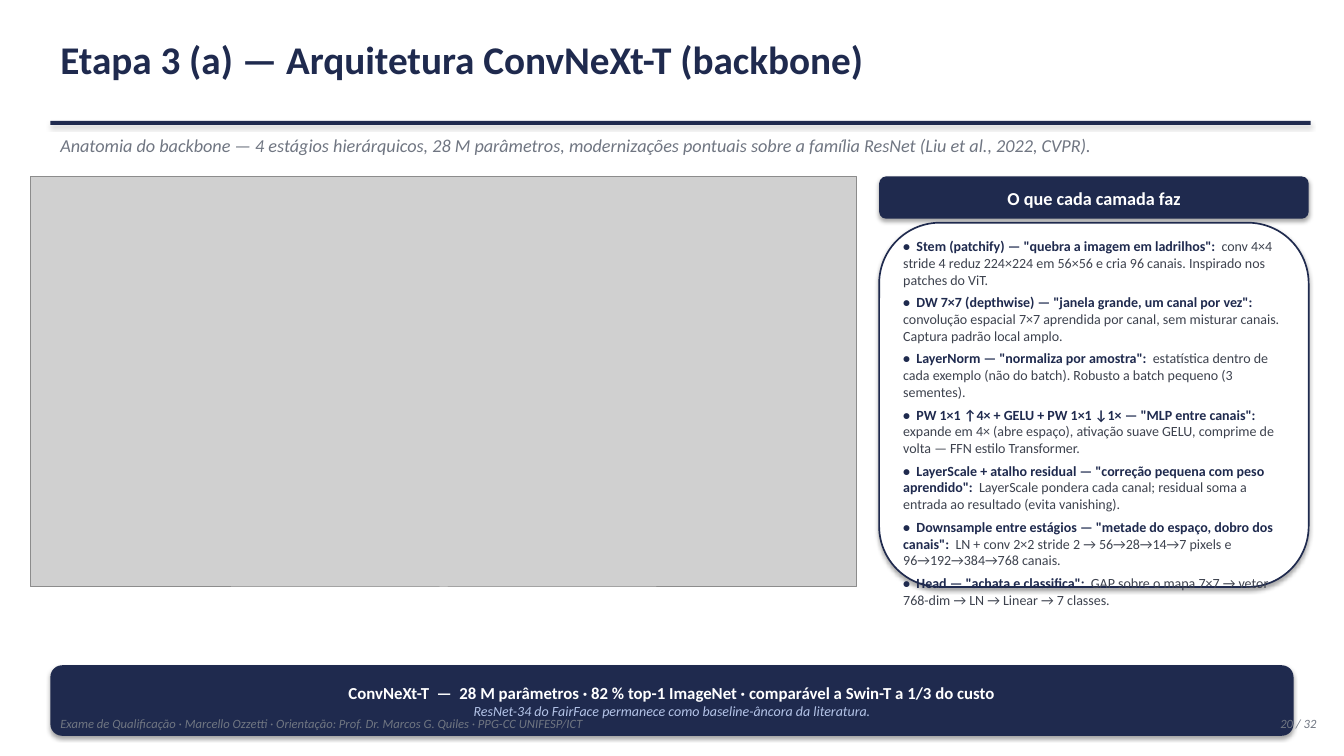
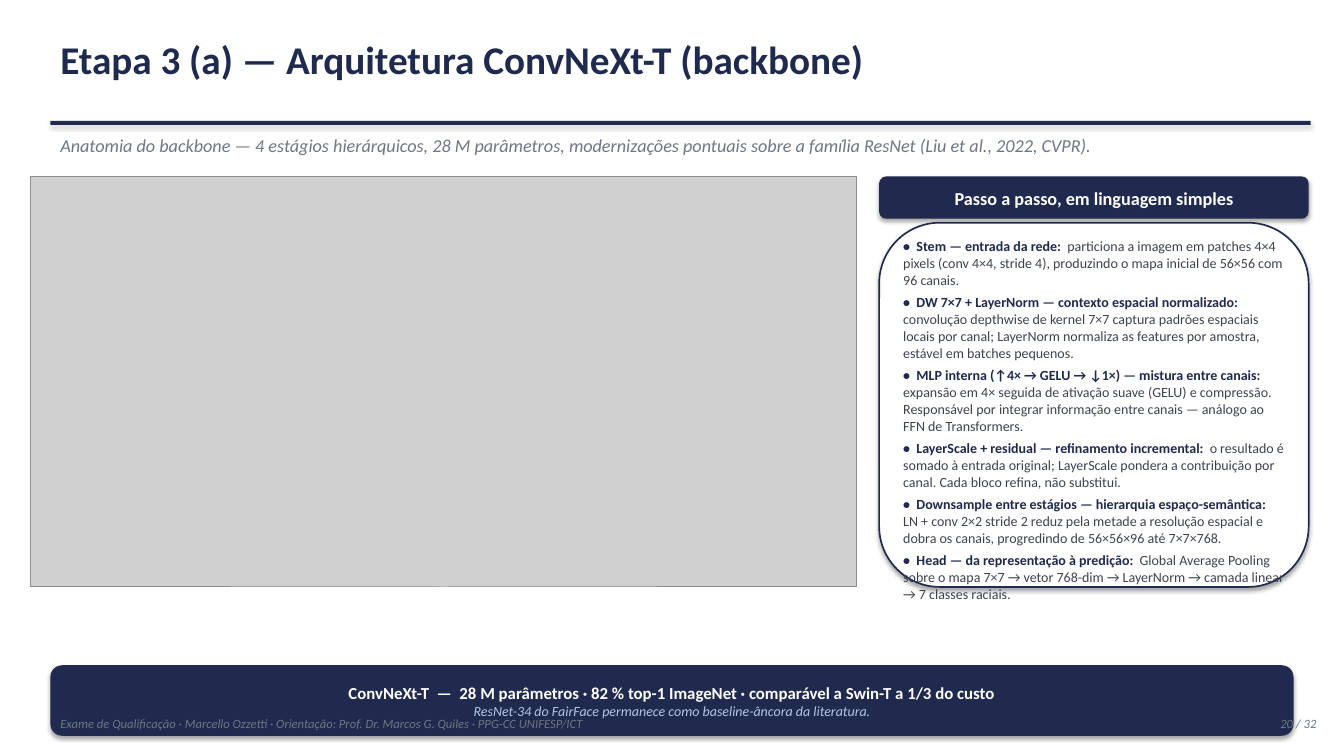
Before and after one commit to marcellozzetti/Facial-Recognition-Models-Mitigating-Bias, a slide deck: slide 20 of docs/ativo/material_qualificacao_2026-10-05.pptx. Drawn at 1344x756 pixels with LibreOffice and Linux fonts; fonts in the diff are those of the drawing; grey boxes stand for pictures. Boxes give left, top, right and bottom in pixels: in the first picture for what was removed or moved away, otherwise in the second. Text is boxed around its words. In the diff, an @@ line names an element or a change of style, - is before the commit and + after.

```diff
--- a/docs/ativo/material_qualificacao_2026-10-05.pptx
+++ b/docs/ativo/material_qualificacao_2026-10-05.pptx
@@ text in rounded rectangle at <box>955,192,1233,208</box>: text changed @@
-O que cada camada faz
+Passo a passo, em linguagem simples
@@ text at <box>903,241,1284,586</box>: text changed @@
-• Stem (patchify) — "quebra a imagem em ladrilhos": conv 4×4 stride 4 reduz 224×224 em 56×56 e cria 96 canais. Inspirado nos patches do ViT.
-• DW 7×7 (depthwise) — "janela grande, um canal por vez": convolução espacial 7×7 aprendida por canal, sem misturar canais. Captura padrão local amplo.
-• LayerNorm — "normaliza por amostra": estatística dentro de cada exemplo (não do batch). Robusto a batch pequeno (3 sementes).
-• PW 1×1 ↑4× + GELU + PW 1×1 ↓1× — "MLP entre canais": expande em 4× (abre espaço), ativação suave GELU, comprime de volta — FFN estilo Transformer.
-• LayerScale + atalho residual — "correção pequena com peso aprendido": LayerScale pondera cada canal; residual soma a entrada ao resultado (evita vanishing).
-• Downsample entre estágios — "metade do espaço, dobro dos canais": LN + conv 2×2 stride 2 → 56→28→14→7 pixels e 96→192→384→768 canais.
-• Head — "achata e classifica": GAP sobre o mapa 7×7 → vetor 768-dim → LN → Linear → 7 classes.
+• Stem — entrada da rede: particiona a imagem em patches 4×4 pixels (conv 4×4, stride 4), produzindo o mapa inicial de 56×56 com 96 canais.
+• DW 7×7 + LayerNorm — contexto espacial normalizado: convolução depthwise de kernel 7×7 captura padrões espaciais locais por canal; LayerNorm normaliza as features por amostra, estável em batches pequenos.
+• MLP interna (↑4× → GELU → ↓1×) — mistura entre canais: expansão em 4× seguida de ativação suave (GELU) e compressão. Responsável por integrar informação entre canais — análogo ao FFN de Transformers.
+• LayerScale + residual — refinamento incremental: o resultado é somado à entrada original; LayerScale pondera a contribuição por canal. Cada bloco refina, não substitui.
+• Downsample entre estágios — hierarquia espaço-semântica: LN + conv 2×2 stride 2 reduz pela metade a resolução espacial e dobra os canais, progredindo de 56×56×96 até 7×7×768.
+• Head — da representação à predição: Global Average Pooling sobre o mapa 7×7 → vetor 768-dim → LayerNorm → camada linear → 7 classes raciais.
```
Also in this commit, not shown: 1 other slide changed, 1 other file.
